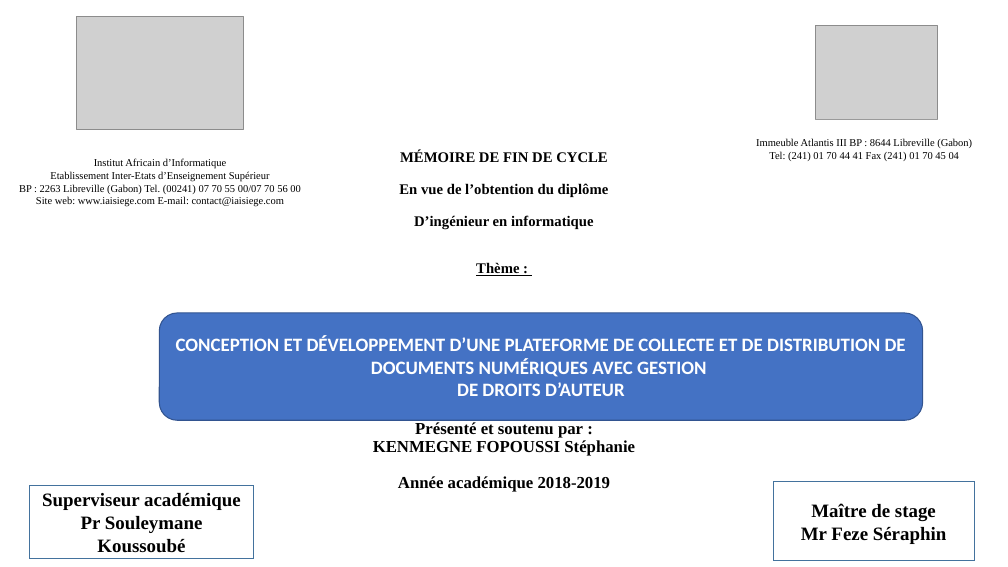
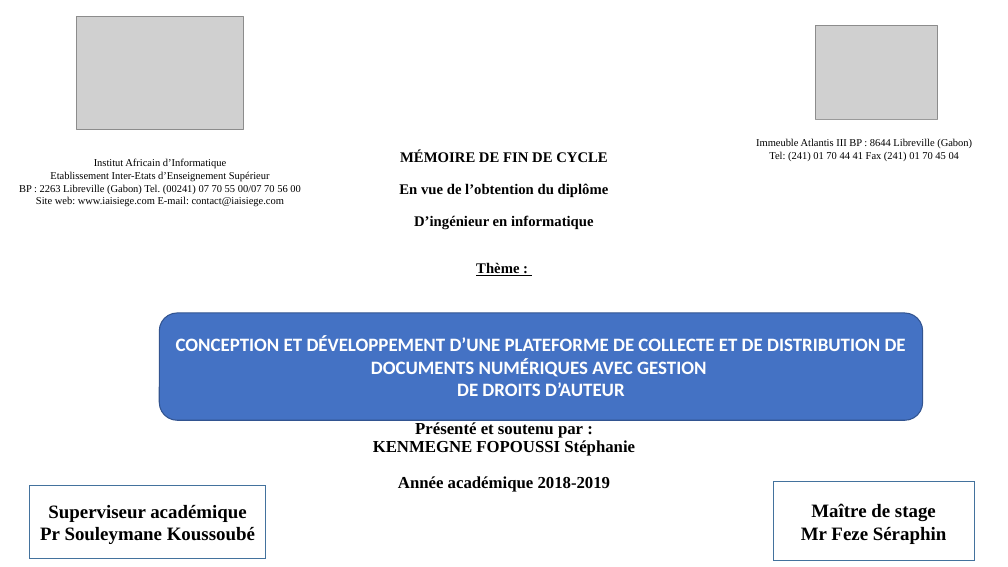
Before and after one commit to melaken/distdocs, a slide deck: slide 1 of Documents/theme/diapo.pptx. Drawn at 1008x567 pixels with LibreOffice and Linux fonts; fonts in the diff are those of the drawing; grey boxes stand for pictures. Boxes give left, top, right and bottom in pixels: in the first picture for what was removed or moved away, otherwise in the second. Text is boxed around its words. In the diff, an @@ line names an element or a change of style, - is before the commit and + after.

```diff
--- a/Documents/theme/diapo.pptx
+++ b/Documents/theme/diapo.pptx
@@ rectangle "Superviseur académique": place and size @@
-rectangle "Superviseur académique" at (29,486,253,559)
+rectangle "Superviseur académique" at (29,486,266,559)
```
Also in this commit, not shown: 2 other slides changed, 6 other files.
